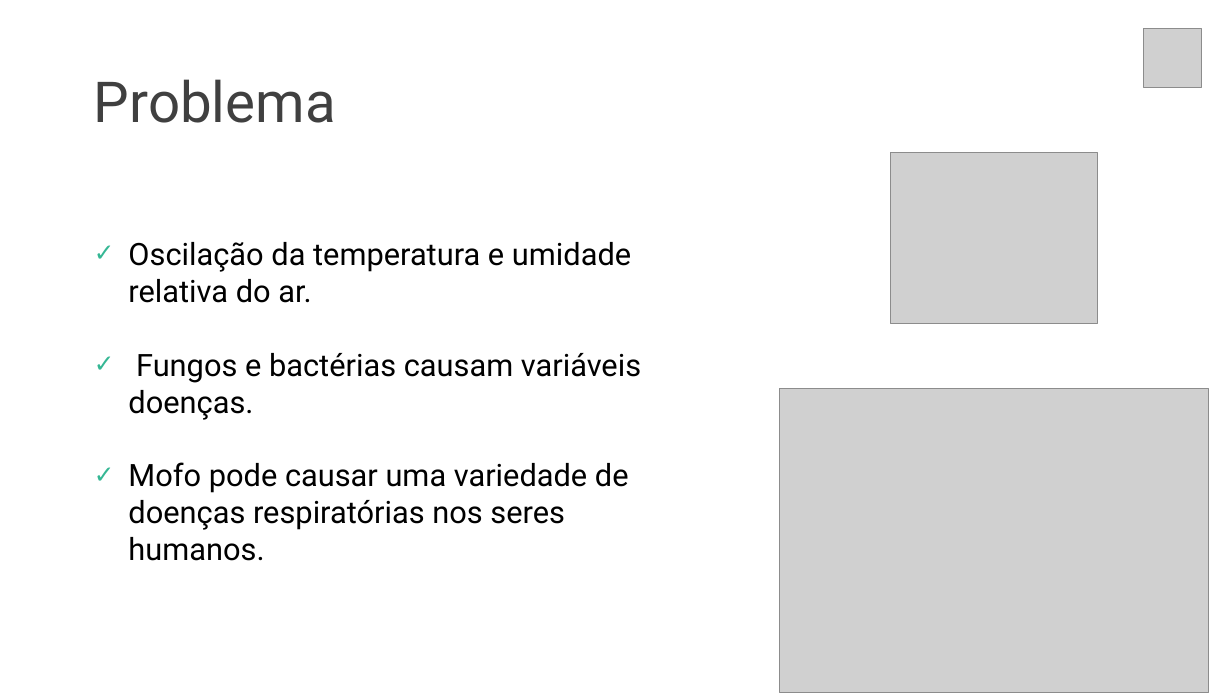
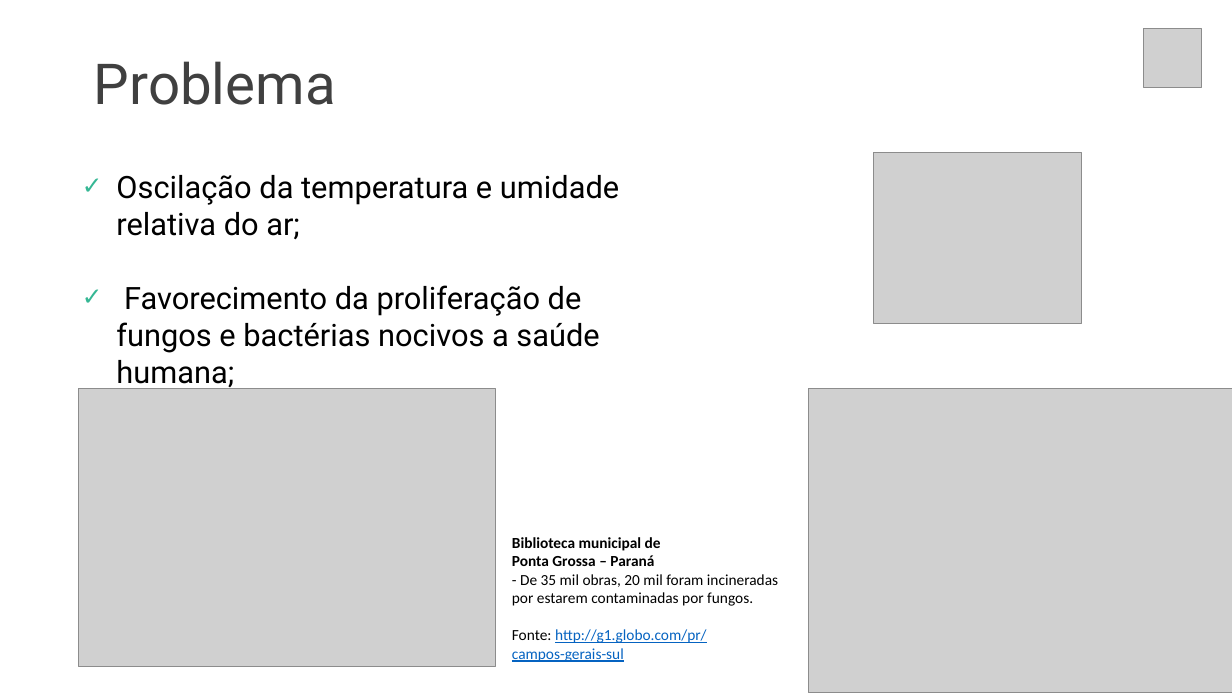
Before and after one commit to gui-ss/projeto-bandtec, a slide deck: slide 4 of Documentação/chameleon.pptx. Drawn at 1232x693 pixels with LibreOffice and Linux fonts; fonts in the diff are those of the drawing; grey boxes stand for pictures. Boxes give left, top, right and bottom in pixels: in the first picture for what was removed or moved away, otherwise in the second. Text is boxed around its words. In the diff, an @@ line names an element or a change of style, - is before the commit and + after.

```diff
--- a/Documentação/chameleon.pptx
+++ b/Documentação/chameleon.pptx
@@ title "Problema": place and size @@
-title "Problema" at bbox=[94, 79, 336, 123]
+title "Problema" at bbox=[94, 61, 336, 105]
@@ text at bbox=[116, 175, 619, 353]: text changed @@
-✓ Oscilação da temperatura e umidade relativa do ar.
-✓ Fungos e bactérias causam variáveis doenças.
-✓ Mofo pode causar uma variedade de doenças respiratórias nos seres humanos.
+✓ Oscilação da temperatura e umidade relativa do ar;
+✓ Favorecimento da proliferação de fungos e bactérias nocivos a saúde humana;
@@ picture: place and size @@
-picture at bbox=[890, 153, 1098, 323]
+picture at bbox=[874, 153, 1082, 323]
@@ picture added at bbox=[79, 389, 495, 667] @@
@@ picture: place and size @@
-picture at bbox=[780, 389, 1209, 693]
+picture at bbox=[809, 389, 1232, 693]
@@ text added at bbox=[512, 537, 778, 662], 12 pt, text #000000 @@
+Biblioteca municipal de
+Ponta Grossa – Paraná
+- De 35 mil obras, 20 mil foram incineradas
+por estarem contaminadas por fungos.
+Fonte: http://g1.globo.com/pr/
+campos-gerais-sul
```
Also in this commit, not shown: 1 other slide changed, 1 other file.
